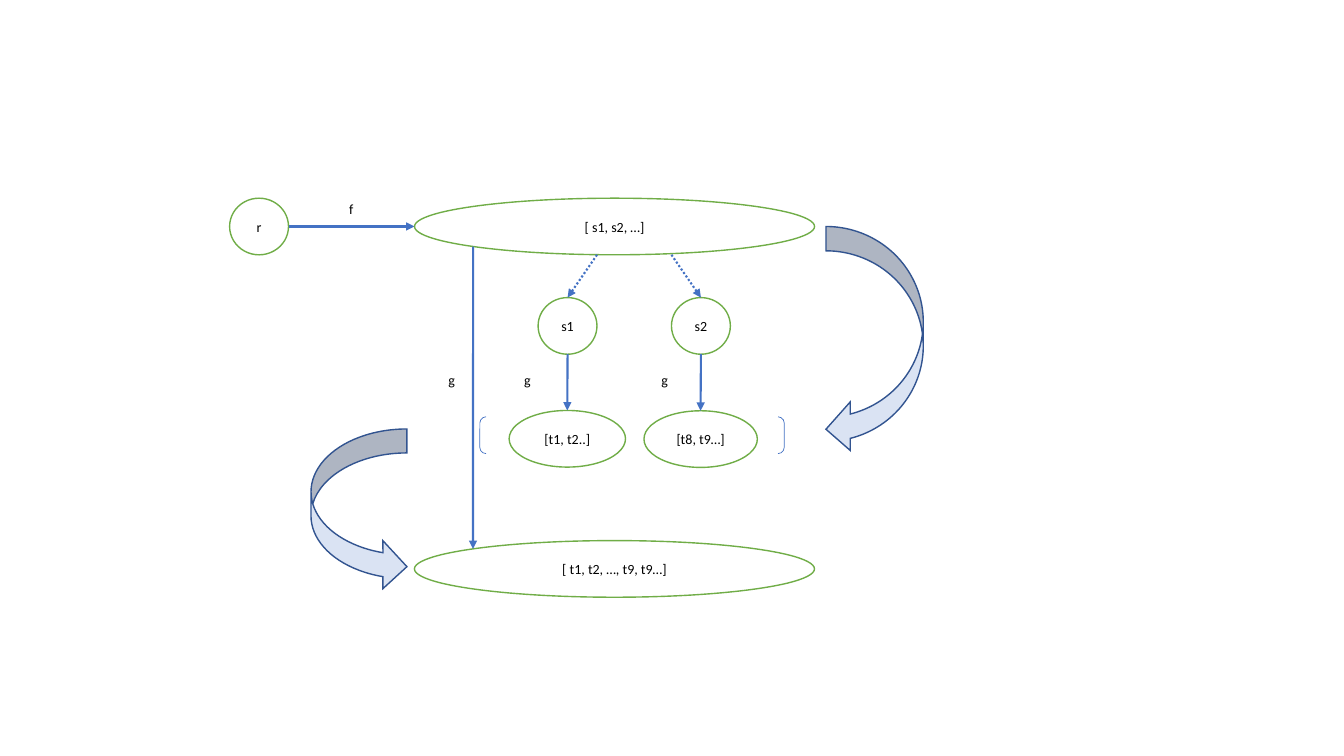
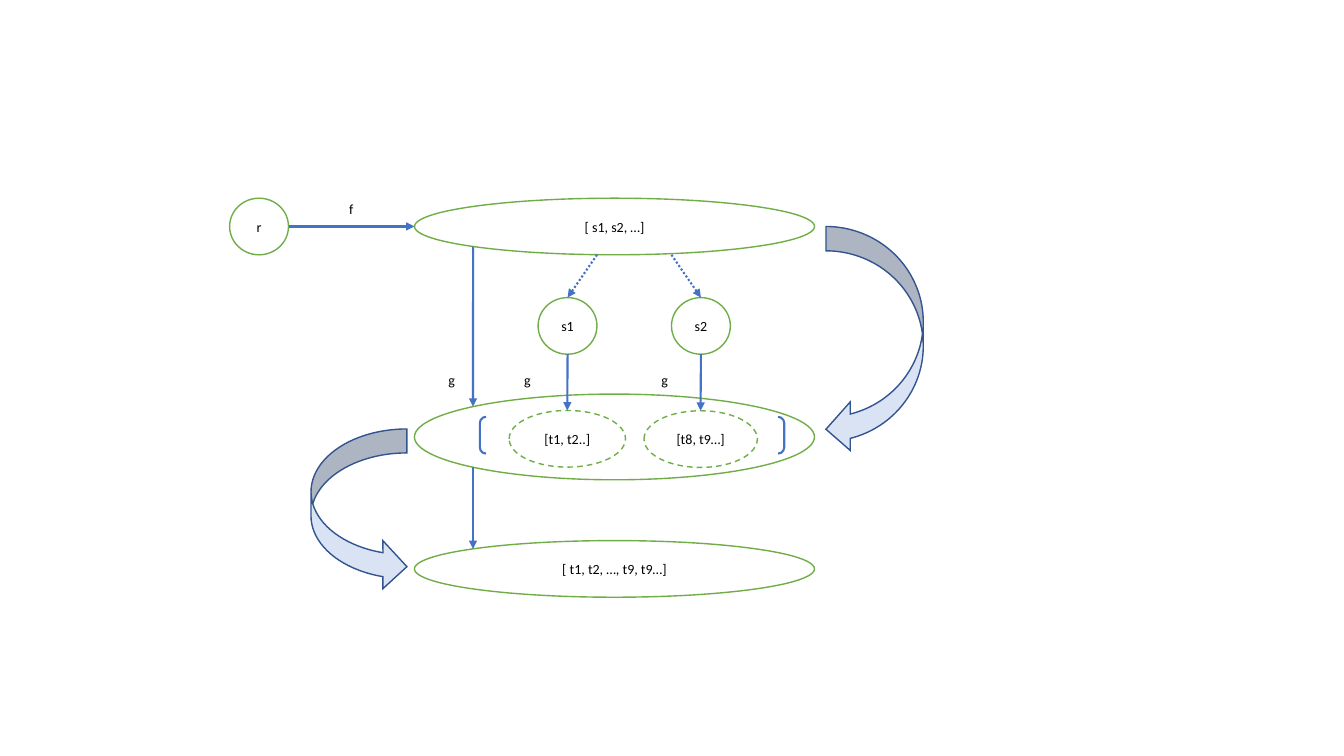
Before and after one commit to joopringelberg/perspectives-core, a slide deck: slide 5 of tekeningen combinatoren.pptx. Drawn at 1344x756 pixels with LibreOffice and Linux fonts; fonts in the diff are those of the drawing. Boxes give left, top, right and bottom in pixels: in the first picture for what was removed or moved away, otherwise in the second. Text is boxed around its words. In the diff, an @@ line names an element or a change of style, - is before the commit and + after.

```diff
--- a/tekeningen combinatoren.pptx
+++ b/tekeningen combinatoren.pptx
@@ arrow moved from (473, 247) - (473, 549) to (473, 247) - (473, 406) @@
@@ ellipse added at (x1=414, y1=394, x2=815, y2=480), fill #FFFFFF, outline #70AD47 1 pt @@
@@ bracket pair at (x1=480, y1=417, x2=784, y2=454): outline #4472C4 0.5 pt to #4472C4 1.5 pt @@
@@ ellipse "[t1, t2..]" at (x1=509, y1=410, x2=625, y2=467): outline #70AD47 1 pt to #70AD47 1 pt dashed @@
@@ ellipse "[t8, t9…]" at (x1=644, y1=411, x2=757, y2=468): outline #70AD47 1 pt to #70AD47 1 pt dashed @@
@@ arrow added from (473, 468) to (473, 549), #4472C4 1.5 pt @@
```
Also in this commit, not shown: 1 other slide changed, 3 other files.
